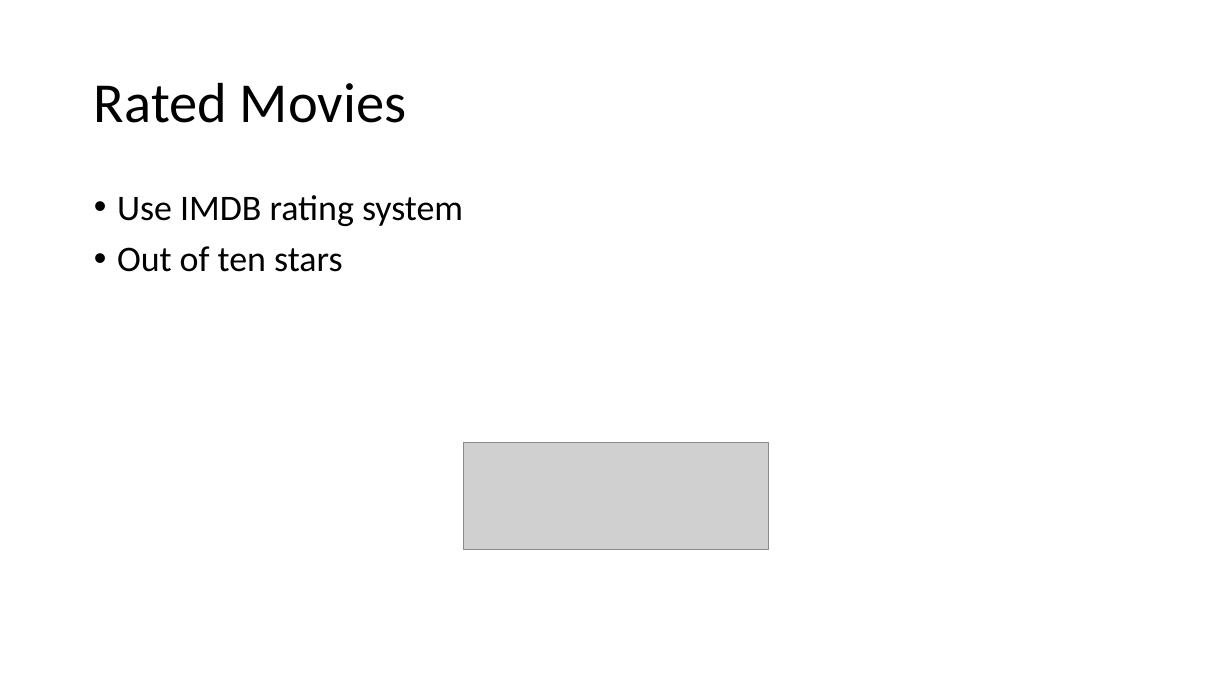
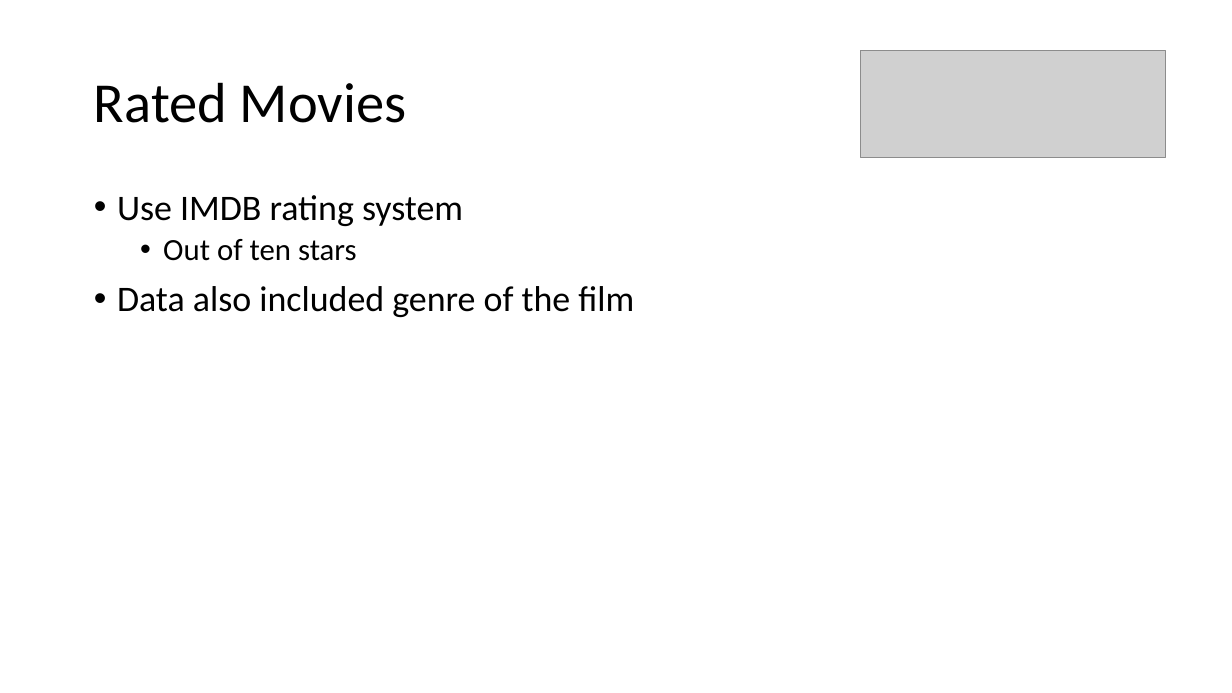
Before and after one commit to cda913/Capstone, a slide deck: slide 5 of AitkinCapstonePresentation.pptx (slide 3 before the commit). Drawn at 1232x693 pixels with LibreOffice and Linux fonts; fonts in the diff are those of the drawing; grey boxes stand for pictures. Boxes give left, top, right and bottom in pixels: in the first picture for what was removed or moved away, otherwise in the second. Text is boxed around its words. In the diff, an @@ line names an element or a change of style, - is before the commit and + after.

```diff
--- a/AitkinCapstonePresentation.pptx
+++ b/AitkinCapstonePresentation.pptx
@@ picture: place and size @@
-picture at [463,442,769,549]
+picture at [860,50,1166,157]
@@ text at [163,239,357,261]: size 28 to 24 pt in "Out of ten stars"; list level 1 to 2 in "Out of ten stars" @@
@@ text at [117,286,634,317]: paragraph added @@
+• Data also included genre of the film
```
Also in this commit, not shown: 5 other slides changed, 4 slides added, 1 slide removed.
